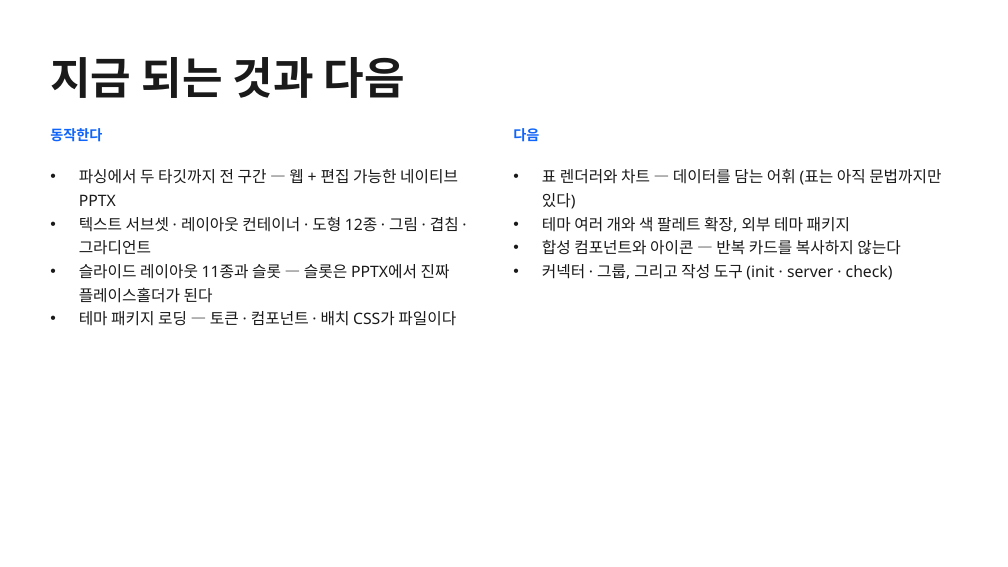
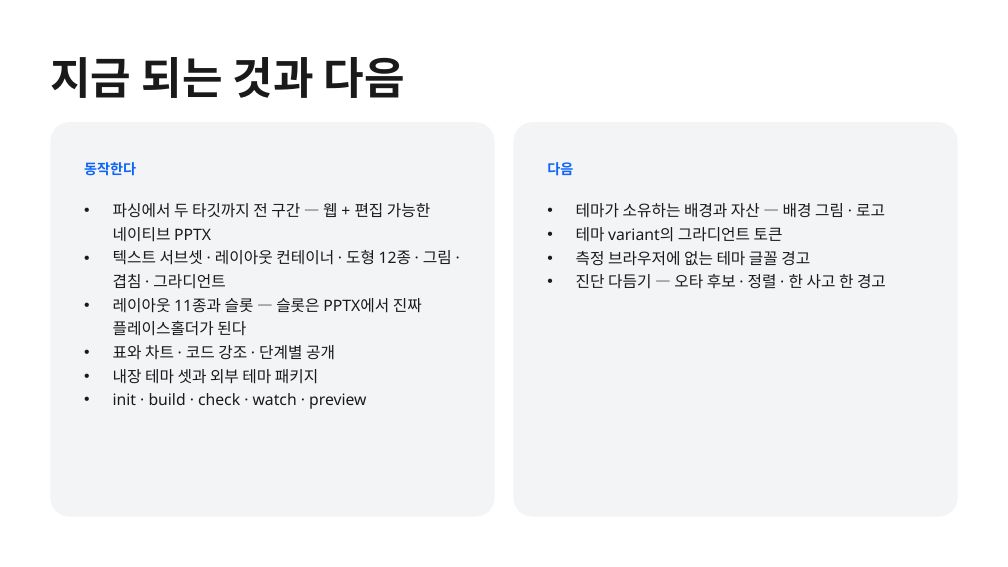
Before and after one commit to k2sebeom/balpyo, a slide deck: slide 11 of examples/showcase/decks/balpyo-intro/balpyo-소개.pptx. Drawn at 1008x567 pixels with LibreOffice and Linux fonts; fonts in the diff are those of the drawing. Boxes give left, top, right and bottom in pixels: in the first picture for what was removed or moved away, otherwise in the second. Text is boxed around its words. In the diff, an @@ line names an element or a change of style, - is before the commit and + after.

```diff
--- a/examples/showcase/decks/balpyo-intro/balpyo-소개.pptx
+++ b/examples/showcase/decks/balpyo-intro/balpyo-소개.pptx
@@ rounded rectangle added at <box>51,123,495,517</box>, fill #F3F4F6 @@
@@ rounded rectangle added at <box>513,123,958,517</box>, fill #F3F4F6 @@
@@ text "동작한다": place and size @@
-text "동작한다" at <box>50,128,102,142</box>
+text "동작한다" at <box>84,162,136,176</box>
@@ text "다음": place and size @@
-text "다음" at <box>513,128,539,142</box>
+text "다음" at <box>547,162,573,176</box>
@@ text "파싱에서 두 타깃까지 전 구간 ...": place and size @@
-text "파싱에서 두 타깃까지 전 구간 ..." at <box>79,169,459,326</box>
+text "파싱에서 두 타깃까지 전 구간 ..." at <box>113,203,452,409</box>
@@ text removed at <box>542,193,900,280</box> @@
-• 표 렌더러와 차트 — 데이터를 담는 어휘 (표는 아직 문법까지만 있다)
-• 테마 여러 개와 색 팔레트 확장, 외부 테마 패키지
-• 합성 컴포넌트와 아이콘 — 반복 카드를 복사하지 않는다
-• 커넥터 · 그룹, 그리고 작성 도구 (init · server · check)
@@ text added at <box>576,203,886,289</box>, 15 pt, text #1A1A1A @@
+• 테마가 소유하는 배경과 자산 — 배경 그림 · 로고
+• 테마 variant의 그라디언트 토큰
+• 측정 브라우저에 없는 테마 글꼴 경고
+• 진단 다듬기 — 오타 후보 · 정렬 · 한 사고 한 경고
@@ text at <box>113,298,422,409</box>: text changed @@
-• 슬라이드 레이아웃 11종과 슬롯 — 슬롯은 PPTX에서 진짜 플레이스홀더가 된다
-• 테마 패키지 로딩 — 토큰 · 컴포넌트 · 배치 CSS가 파일이다
+• 레이아웃 11종과 슬롯 — 슬롯은 PPTX에서 진짜 플레이스홀더가 된다
+• 표와 차트 · 코드 강조 · 단계별 공개
+• 내장 테마 셋과 외부 테마 패키지
+• init · build · check · watch · preview
```
Also in this commit, not shown: 10 other slides changed, 14 other files.
